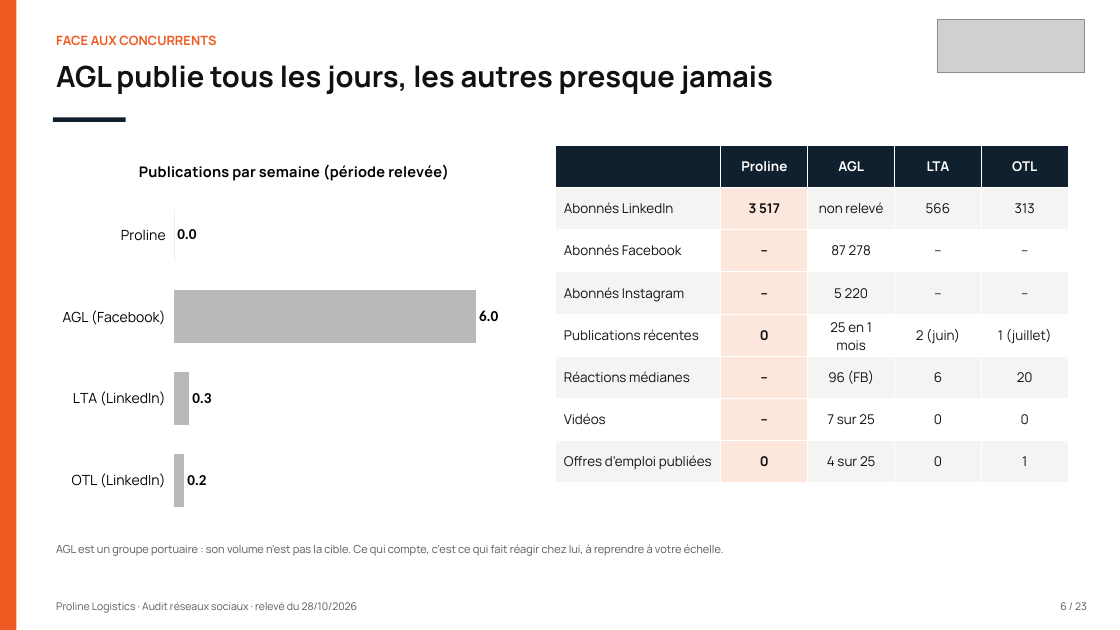
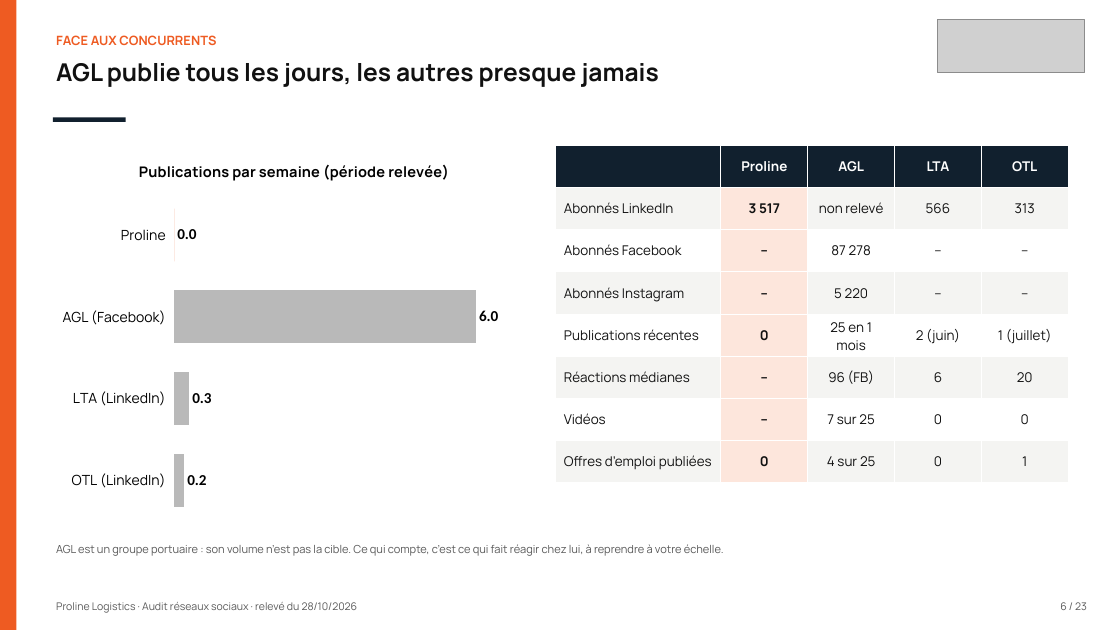
Before and after one commit to leslita06/fatima-unifood-fictif, a slide deck: slide 6 of tmp-tj/261028_proline-logistics_audit-reseaux-sociaux_v1.pptx. Drawn at 1120x630 pixels with LibreOffice and Linux fonts; fonts in the diff are those of the drawing; grey boxes stand for pictures. Boxes give left, top, right and bottom in pixels: in the first picture for what was removed or moved away, otherwise in the second. Text is boxed around its words. In the diff, an @@ line names an element or a change of style, - is before the commit and + after.

```diff
--- a/tmp-tj/261028_proline-logistics_audit-reseaux-sociaux_v1.pptx
+++ b/tmp-tj/261028_proline-logistics_audit-reseaux-sociaux_v1.pptx
@@ text "AGL publie tous les jours, ..." at box(56, 63, 658, 87): size 25 to 21 pt @@
```
Also in this commit, not shown: 5 other slides changed.
